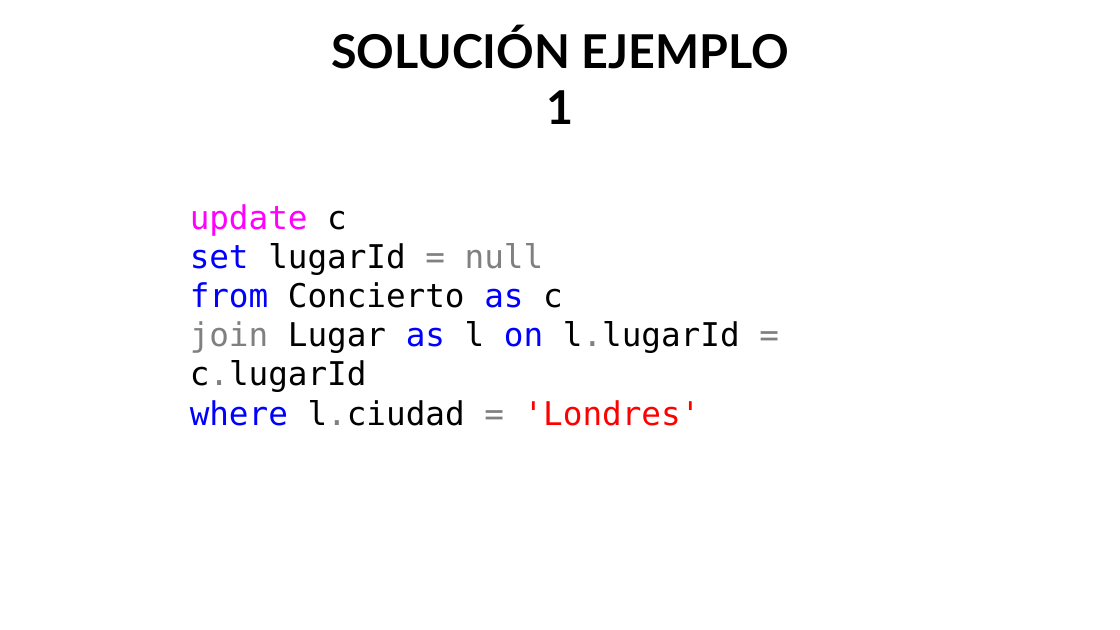
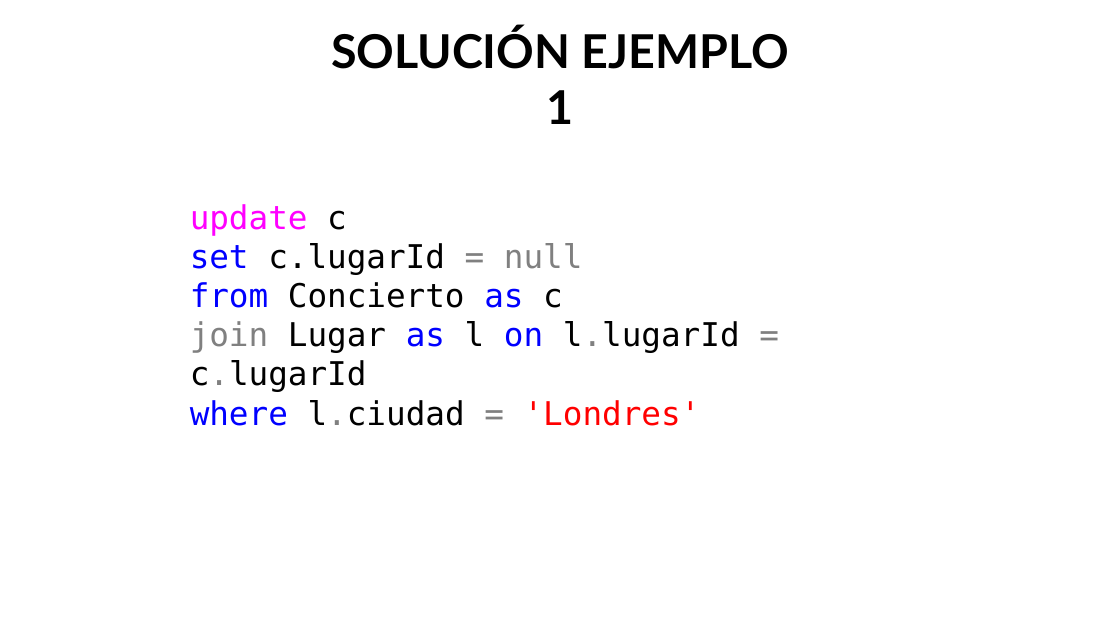
Before and after one commit to mateoloperac/Fundamentos-de-Bases-de-Datos, a slide deck: slide 9 of 02 - Introducción a bases de datos.pptx. Drawn at 1120x630 pixels with LibreOffice and Linux fonts; fonts in the diff are those of the drawing; background and template pictures are left out. Boxes give left, top, right and bottom in pixels: in the first picture for what was removed or moved away, otherwise in the second. Text is boxed around its words. In the diff, an @@ line names an element or a change of style, - is before the commit and + after.

```diff
--- a/02 - Introducción a bases de datos.pptx
+++ b/02 - Introducción a bases de datos.pptx
@@ text at <box>190,243,583,275</box>: text changed @@
-set lugarId = null
+set c.lugarId = null
```
Also in this commit, not shown: 1 other slide changed, 3 slides added, 6 other files.
